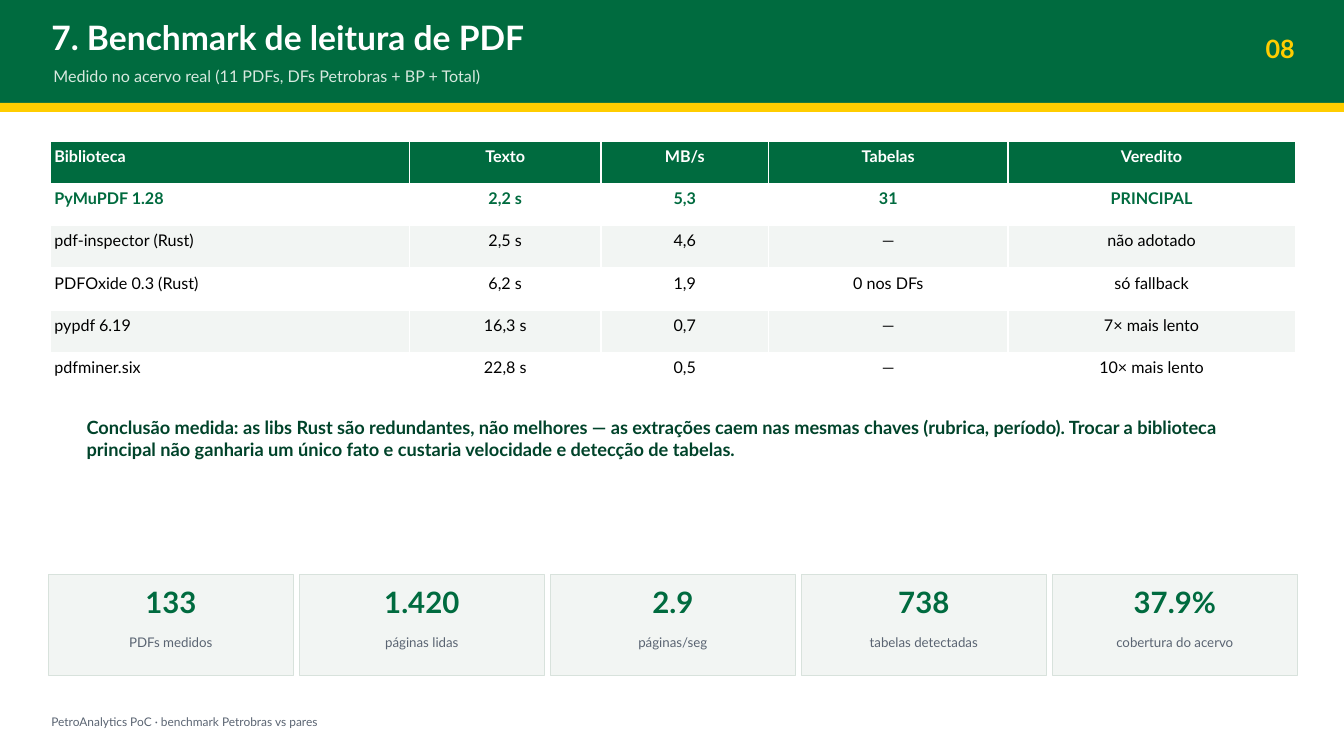
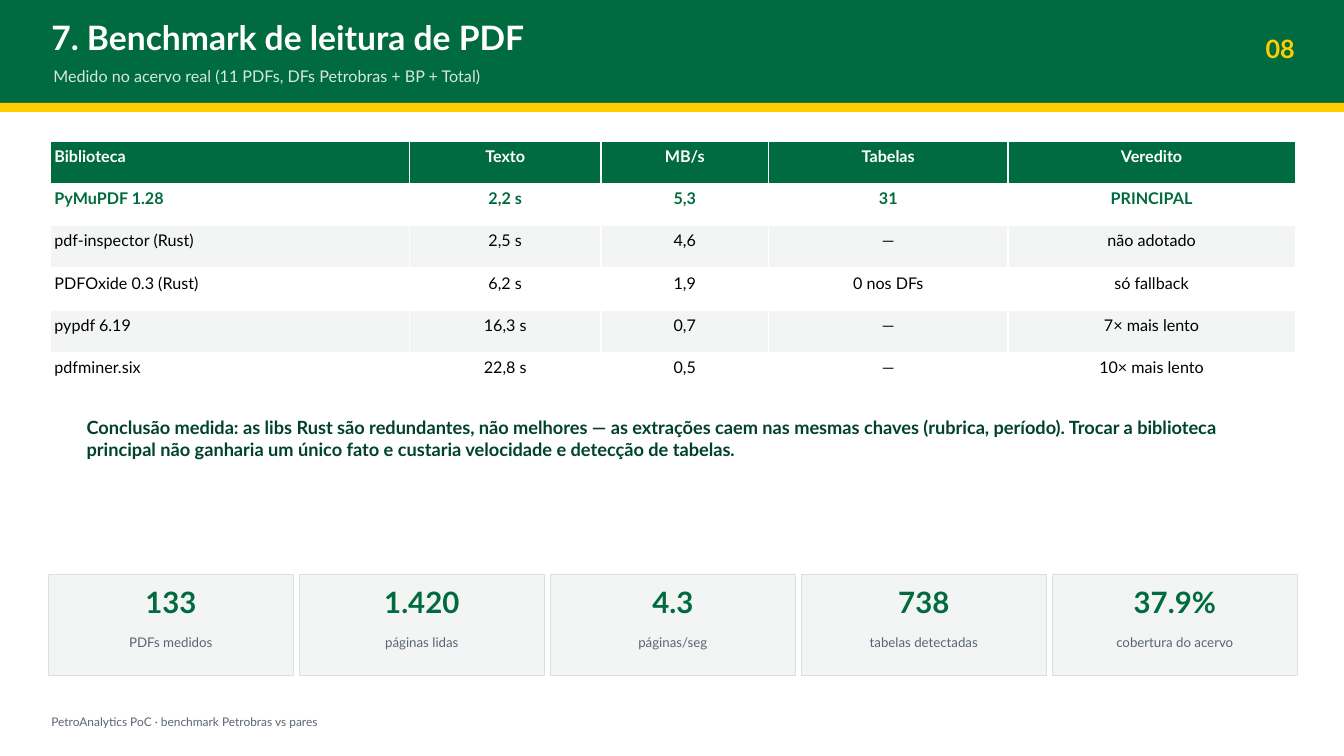
Before and after one commit to DSLDiego/CASE_DESEMPENHO_V2, a slide deck: slide 9 of 01_app_notellm/docs/APRESENTACAO_PETROBRAS.pptx. Drawn at 1344x756 pixels with LibreOffice and Linux fonts; fonts in the diff are those of the drawing. Boxes give left, top, right and bottom in pixels: in the first picture for what was removed or moved away, otherwise in the second. Text is boxed around its words. In the diff, an @@ line names an element or a change of style, - is before the commit and + after.

```diff
--- a/01_app_notellm/docs/APRESENTACAO_PETROBRAS.pptx
+++ b/01_app_notellm/docs/APRESENTACAO_PETROBRAS.pptx
@@ text at (x1=652, y1=591, x2=693, y2=614): text changed @@
-2.9
+4.3
```
Also in this commit, not shown: 1 other slide changed, 36 other files.
